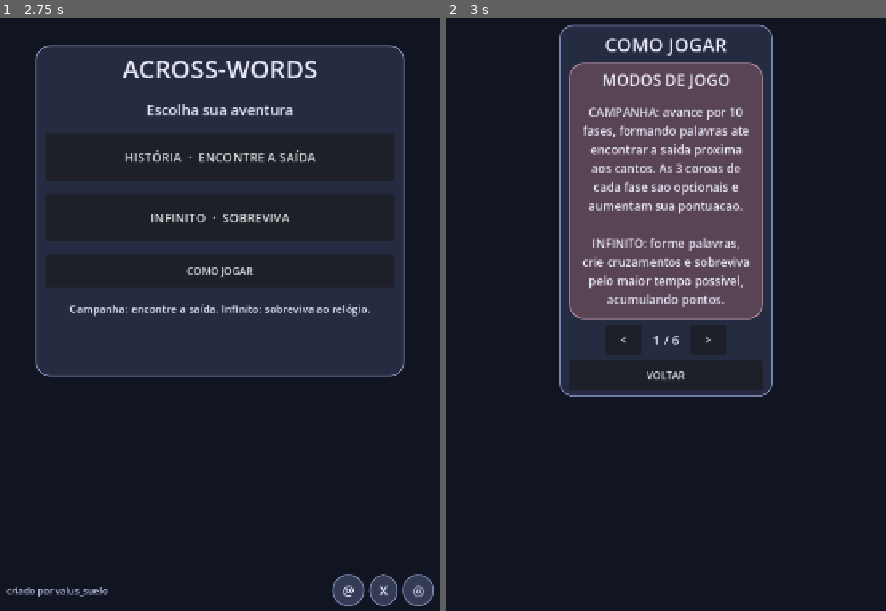
Above: before the commit, frames 1-2 (left to right).
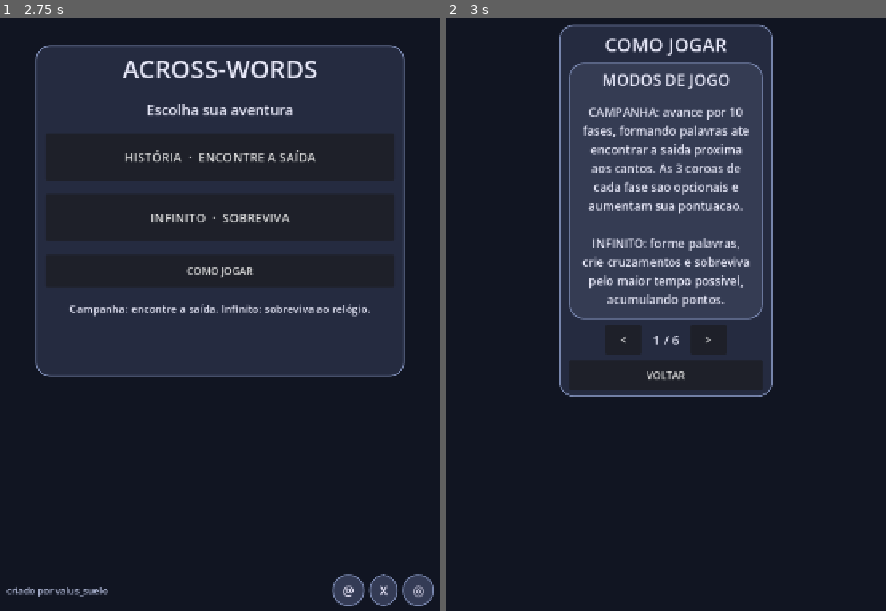
Above: after the commit, the same moments.

Repository: valus-suelo/across-words
Game: Godot game, scene res://main.tscn
The game is run twice, just before and just after one commit, with the same random seed, the same clock (stepped at 60 frames per second) and the same inputs.
Inputs:
- Up to frame 1 (2.75 s): click "REINICIAR" at 0.5 s; click "REINICIAR" at 1.25 s; click "REINICIAR" at 2 s
- Up to frame 2 (3 s): click "COMO JOGAR" at 2.75 s

Frame 1 is identical in both runs. In frame 2, 16% of the frame differs, in the area x 27-73%, y 7-51%.

Commit message:
fix(ui): paleta uniforme, progressao de coletaveis e visao persistente ao aplicar zoom

Diff:
--- a/main.gd
+++ b/main.gd
@@ -164,10 +164,10 @@
 var help_swipe_start: float = 0.0
 const HELP_PAGES := [
     ["MODOS DE JOGO", "CAMPANHA: avance por 10 fases, formando palavras ate encontrar a saida proxima aos cantos. As 3 coroas de cada fase sao opcionais e aumentam sua pontuacao.\n\nINFINITO: forme palavras, crie cruzamentos e sobreviva pelo maior tempo possivel, acumulando pontos."],
-    ["COMO JOGAR", "Toque em uma letra de uma palavra resolv …(147 unchanged characters)…  o combo: dois cruzamentos contam dois. Use moedas para liberar ramos extras."],
+    ["COMO JOGAR", "Toque em uma letra de uma palavra resolv …(147 unchanged characters)…  o combo: dois cruzamentos contam dois. Qualquer letra de uma palavra resolvida pode originar novos cruzamentos."],
     ["TEMPO", "CAMPANHA: o relogio conta para cima. Voce nao perde por demorar, mas cada segundo reduz a pontuacao final. O item de tempo desconta 12 segundos.\n\nINFINITO: o relogio conta para baixo; quando acaba, a partida termina."],
     ["ENERGIA", "Cada palavra confirmada consome 1 ponto de energia. Se a energia acabar, a partida termina.\n\nNa campanha, o limite cresce 2 por fase (10 a 28). Cada energia restante no portal vale 25 pontos extras. Colete itens para recuperar ate 3 pontos. No infinito, o limite e 10."],
-    ["COLECIONAVEIS E INIMIGOS", "COROAS: 3 por fase na camp …(97 unchanged characters)… nVISAO: amplia a area visivel.\nMOEDAS: permitem comprar ramos extras.\n\nA partir da fase 7, inimigos aparec …(63 unchanged characters)…
+    ["COLECIONAVEIS E INIMIGOS", "COROAS: 3 por fase na camp …(97 unchanged characters)… nVISAO: amplia a area visivel.\nMOEDAS: aumentam a pontuacao.\n\nA partir da fase 7, inimigos aparec …(63 unchanged characters)…
     ["DICAS", "O botao DICA, ao lado da definicao, permite trocar a palavra sugerida para a letra e direcao escolhidas. …(181 unchanged characters)…
 ]
 var mode_button: Button
@@ -428,7 +428,7 @@
         hud_story_button.add_theme_font_size_override("font_size", 25 if wide else 20)
         hud_infinite_button.add_theme_font_size_override("font_size", 25 if wide else 20)
 
-    camera.size = (23.0 if wide else 27.0) if map_vision_moves > 0 else (17.0 if wide else 20.0)
+    _apply_camera_zoom()
     visible_origin = Vector2i(999999, 999999)
     _sync_visible_board(true)
 
@@ -444,7 +444,7 @@
     hud_top = top
     top.set_anchors_and_offsets_preset(Control.PRESET_TOP_WIDE)
     top.offset_bottom = 152.0
-    top.add_theme_stylebox_override("panel", _panel_style(Color(0.22, 0.17, 0.23, 0.22), Color(0.47, 0.33, 0.37, 0.28)))
+    top.add_theme_stylebox_override("panel", _panel_style(Color(0.13, 0.17, 0.27, 0.22), Color(0.20, 0.25, 0.38, 0.28)))
     ui.add_child(top)
     var top_column := VBoxContainer.new()
     top_column.add_theme_constant_override("separation", 3)
@@ -464,7 +464,7 @@
     score_label = _make_label("PONTOS 0  |  MOEDAS 0  |  COMBO 0", 17)
     top_column.add_child(score_label)
     var clue_panel := PanelContainer.new()
-    clue_panel.add_theme_stylebox_override("panel", _panel_style(Color(0.50, 0.34, 0.43, 0.38), Color(0.93, 0.72, 0.78, 0.45)))
+    clue_panel.add_theme_stylebox_override("panel", _panel_style(Color(0.26, 0.31, 0.48, 0.38), Color(0.67, 0.72, 0.91, 0.45)))
     top_column.add_child(clue_panel)
     clue_label = _make_label("Resolva a palavra destacada para começar.", 22)
     clue_label.autowrap_mode = TextServer.AUTOWRAP_WORD_SMART
@@ -486,7 +486,7 @@
     hud_bottom = bottom
     bottom.set_anchors_and_offsets_preset(Control.PRESET_BOTTOM_WIDE)
     bottom.offset_top = -430.0
-    bottom.add_theme_stylebox_override("panel", _panel_style(Color(0.22, 0.17, 0.23, 0.22), Color(0.47, 0.33, 0.37, 0.28)))
+    bottom.add_theme_stylebox_override("panel", _panel_style(Color(0.13, 0.17, 0.27, 0.22), Color(0.20, 0.25, 0.38, 0.28)))
     ui.add_child(bottom)
     var column := VBoxContainer.new()
     column.add_theme_constant_override("separation", 3)
@@ -585,7 +585,7 @@
     result_layer.layer = 10
     add_child(result_layer)
     result_overlay = ColorRect.new()
-    result_overlay.color = Color(0.10, 0.07, 0.12, 0.91)
+    result_overlay.color = Color(0.07, 0.09, 0.15, 0.91)
     result_overlay.set_anchors_and_offsets_preset(Control.PRESET_FULL_RECT)
     result_overlay.mouse_filter = Control.MOUSE_FILTER_STOP
     result_layer.add_child(result_overlay)
@@ -732,7 +732,7 @@
 
 func _make_help_and_pause(layer: CanvasLayer) -> void:
     pause_overlay = ColorRect.new()
-    pause_overlay.color = Color(0.10, 0.07, 0.12, 0.95)
+    pause_overlay.color = Color(0.07, 0.09, 0.15, 0.95)
     pause_overlay.set_anchors_and_offsets_preset(Control.PRESET_FULL_RECT)
     pause_overlay.mouse_filter = Control.MOUSE_FILTER_STOP
     layer.add_child(pause_overlay)
@@ -781,7 +781,7 @@
     var card_panel := PanelContainer.new()
     card_panel.custom_minimum_size = Vector2(310, 410)
     card_panel.size_flags_horizontal = Control.SIZE_EXPAND_FILL
-    card_panel.add_theme_stylebox_override("panel", _panel_style(Color("#594453"), Color("#b38ba0")))
+    card_panel.add_theme_stylebox_override("panel", _panel_style(Color("#353c53"), Color("#7886ad")))
     help_col.add_child(card_panel)
     help_card_container = VBoxContainer.new()
     help_card_container.add_theme_constant_override("separation", 20)
@@ -1809,7 +1809,13 @@
         for attempt in range(20):
             var p := center + Vector2i(rng.randi_range(-6, 6), rng.randi_range(-6, 6))
             if (not level_mode or _inside_level(p)) and p != exit_cell and not solved_cells.has(p) and not pickups.has(p):
-                var kinds: Array[String] = ["coin", "energy", "time", "vision"]
+                var kinds: Array[String] = ["coin"]
+                if not level_mode or level_number >= 3:
+                    kinds.append("energy")
+                if not level_mode or level_number >= 5:
+                    kinds.append("time")
+                if not level_mode or level_number >= 6:
+                    kinds.append("vision")
                 if not level_mode:
                     kinds.append("crown")
                     kinds.append("hint")
@@ -2071,14 +2077,14 @@
                 if level_mode and p == exit_cell:
                     mat = _material_cached("exit", Color("#6ddbc4"), true)
                 elif pickups.has(p):
-                    mat = _material_cached("gold", GOLD, true) if pickups[p] in ["coin", "crown"] else _material_cached("blue", Color("#72a5ae"), true)
+                    mat = _material_cached("gold", GOLD, true) if pickups[p] in ["coin", "crown"] else _material_cached("blue", Color("#73c7da"), true)
         if level_mode and not _inside_level(p):
-            mat = _material_cached("outer_solved", Color("#514354")) if letters.has(p) else _material_cached("outer_zone", Color("#171b2a"))
+            mat = _material_cached("outer_solved", Color("#655f80")) if letters.has(p) else _material_cached("outer_zone", Color("#171b2a"))
         tile.material_override = mat
         if letters.has(p):
-            _draw_text(p, String(letters[p]), Color("#342632"), 0.64)
+            _draw_text(p, String(letters[p]), Color("#181c2c"), 0.64)
         elif kind == "selected" or kind == "active" or kind == "focus" or kind == "anchor_focus" or kind == "branch_source":
-            _draw_text(p, "·", Color("#f7d7db"), 0.42, 66)
+            _draw_text(p, "·", Color("#e9eafa"), 0.42, 66)
         elif level_mode and p == exit_cell:
             _draw_text(p, "⇧", Color("#c7f6d5"), 0.55, 84)
         elif pickups.has(p):
@@ -2333,12 +2339,19 @@
     camera_pan_offset -= screen_delta * scale_factor
     _clamp_camera_pan()
 
+func _apply_camera_zoom() -> void:
+    var screen: Vector2 = get_viewport().get_visible_rect().size
+    var wide: bool = screen.x > screen.y
+    var normal_size: float = 17.0 if wide else 20.0
+    var vision_size: float = 23.0 if wide else 27.0
+    camera.size = (vision_size if map_vision_moves > 0 else normal_size) * camera_zoom_factor
+
 func _zoom_camera(zoom_in: bool) -> void:
     _set_camera_zoom(camera_zoom_factor * (0.94 if zoom_in else 1.06))
 
 func _set_camera_zoom(factor: float) -> void:
     camera_zoom_factor = clampf(factor, 0.85, 1.15)
-    camera.size = 18.0 * camera_zoom_factor
+    _apply_camera_zoom()
     _sync_visible_board(true)
 
 func _pinch_distance() -> float:
